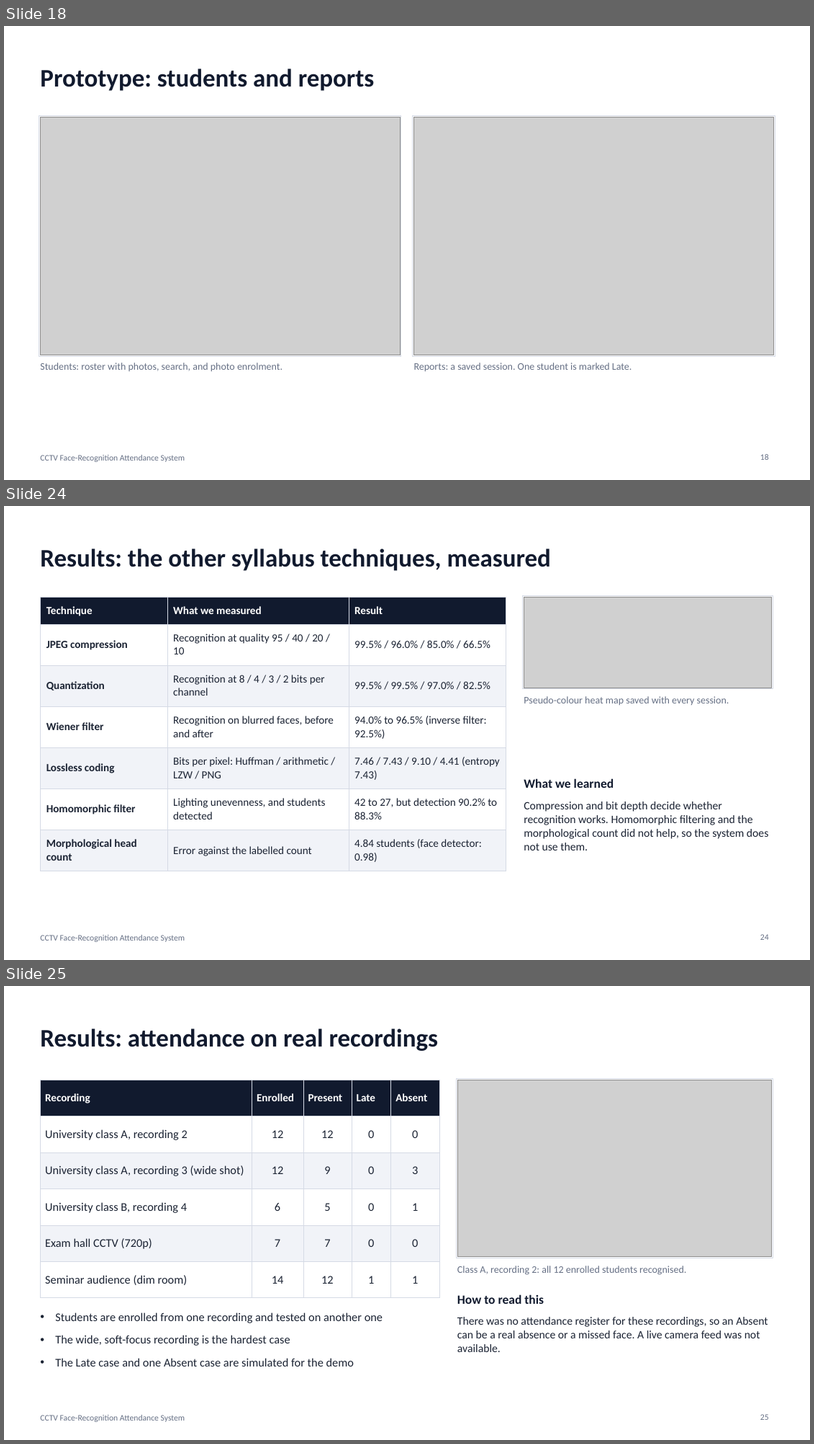
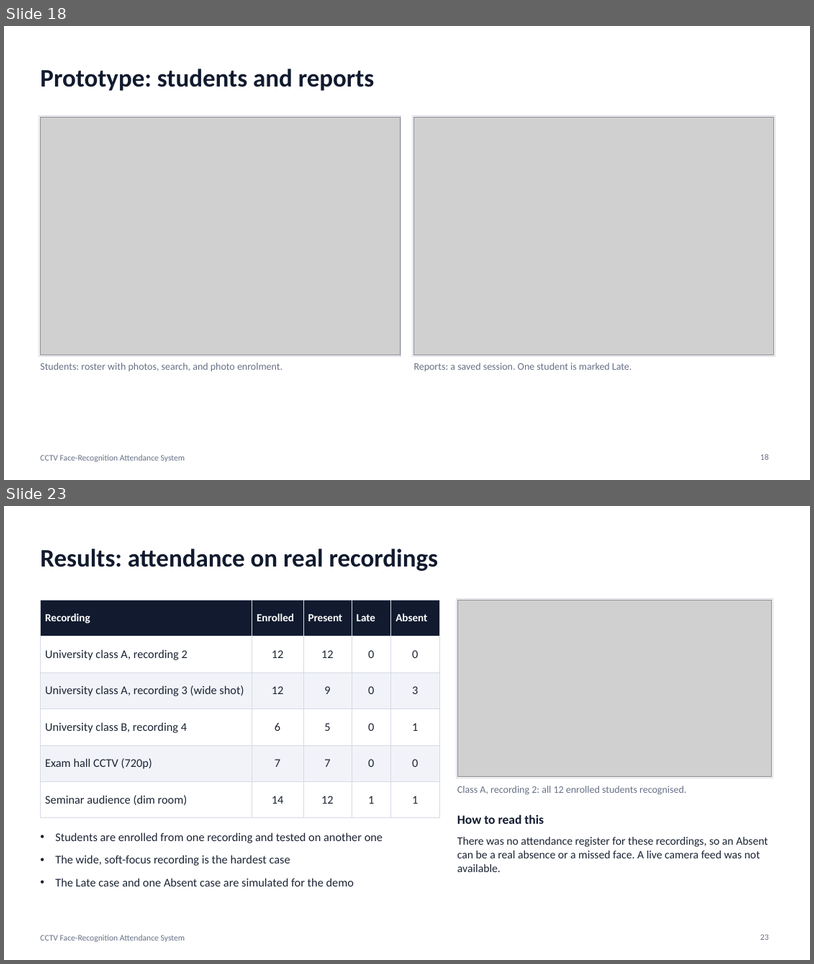
Before and after one commit to anoopsinghrru/cctv-based-attendence-, a slide deck: docs/DIP_Project_Presentation.pptx. Shown one above the other, each under a label of ours: slides 18, 24 and 25 before the commit, slides 18 and 23 after it; the slides between them are not shown. The pictures are 814x1444 and 814x964 pixels, drawn with LibreOffice and Linux fonts; fonts in the diff are those of the drawing; grey boxes stand for pictures. Boxes give left, top, right and bottom in pixels: in the first picture for what was removed or moved away, otherwise in the second. Text is boxed around its words. In the diff, an @@ line names an element or a change of style, - is before the commit and + after.

```diff
--- a/docs/DIP_Project_Presentation.pptx
+++ b/docs/DIP_Project_Presentation.pptx
@@ slide 24 removed at (x1=4, y1=506, x2=810, y2=960), background #FFFFFF; not listed: 1 template element that a slide beside it also shows @@
@@ title removed at (x1=40, y1=548, x2=551, y2=571) @@
-Results: the other syllabus techniques, measured
@@ table removed at (x1=40, y1=597, x2=506, y2=865), 7 rows, 3 columns @@
-Technique | What we measured | Result
-JPEG compression | Recognition at quality 95 / 40 / 20 / 10 | 99.5% / 96.0% / 85.0% / 66.5%
-Quantization | Recognition at 8 / 4 / 3 / 2 bits per channel | 99.5% / 99.5% / 97.0% / 82.5%
-Wiener filter | Recognition on blurred faces, before and after | 94.0% to 96.5% (inverse filter: 92.5%)
-Lossless coding | Bits per pixel: Huffman / arithmetic / LZW / PNG | 7.46 / 7.43 / 9.10 / 4.41 (entropy 7.43)
-Homomorphic filter | Lighting unevenness, and students detected | 42 to 27, but detection 90.2% to 88.3%
-Morphological head count | Error against the labelled count | 4.84 students (face detector: 0.98)
@@ rectangle removed at (x1=523, y1=595, x2=774, y2=689) @@
@@ picture removed at (x1=525, y1=597, x2=772, y2=687) @@
@@ text removed at (x1=524, y1=696, x2=730, y2=705) @@
-Pseudo-colour heat map saved with every session.
@@ text removed at (x1=524, y1=778, x2=614, y2=788) @@
-What we learned
@@ text removed at (x1=524, y1=801, x2=769, y2=850) @@
-Compression and bit depth decide whether recognition works. Homomorphic filtering and the morphological count did not help, so the system does not use them.
@@ page number removed at (x1=761, y1=934, x2=769, y2=939) @@
-24
@@ what was slide 25 is now slide 23 @@
```
Also in this commit, not shown: 5 slides changed, 3 slides added, 4 other slides removed, 34 other files.
